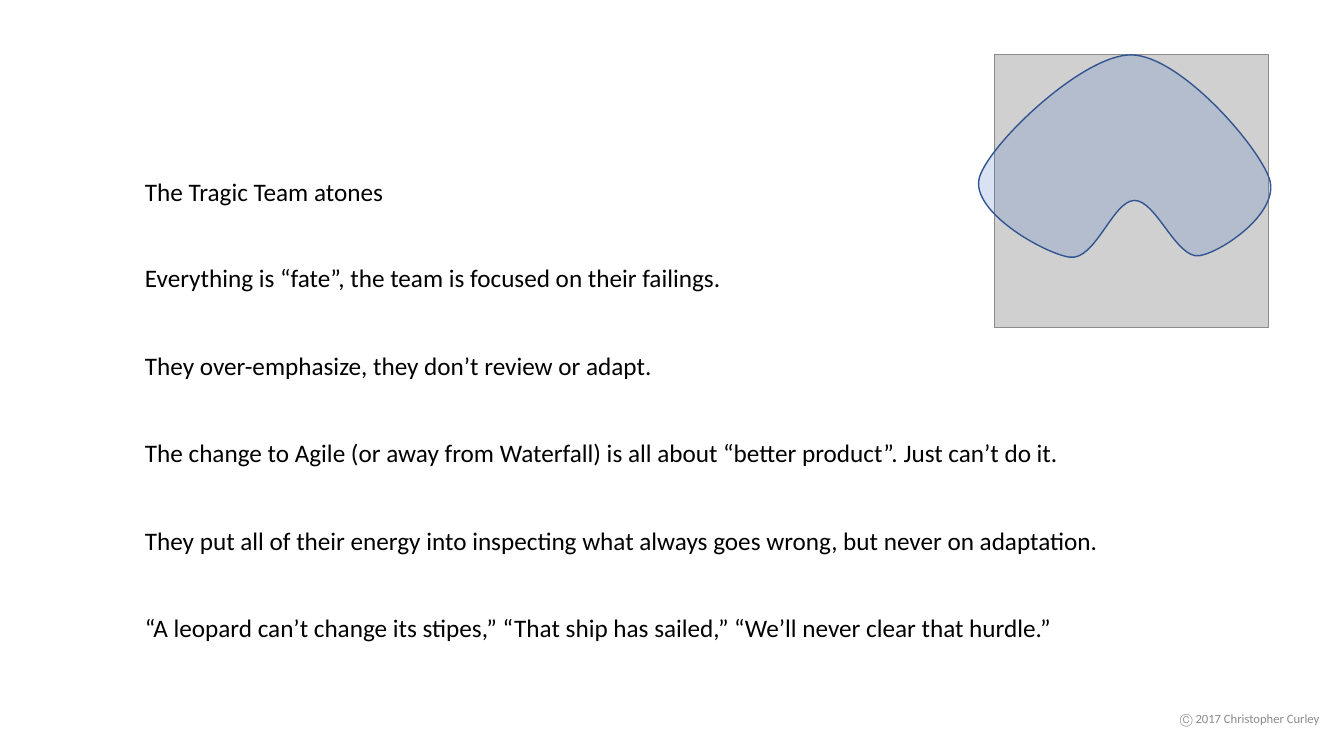
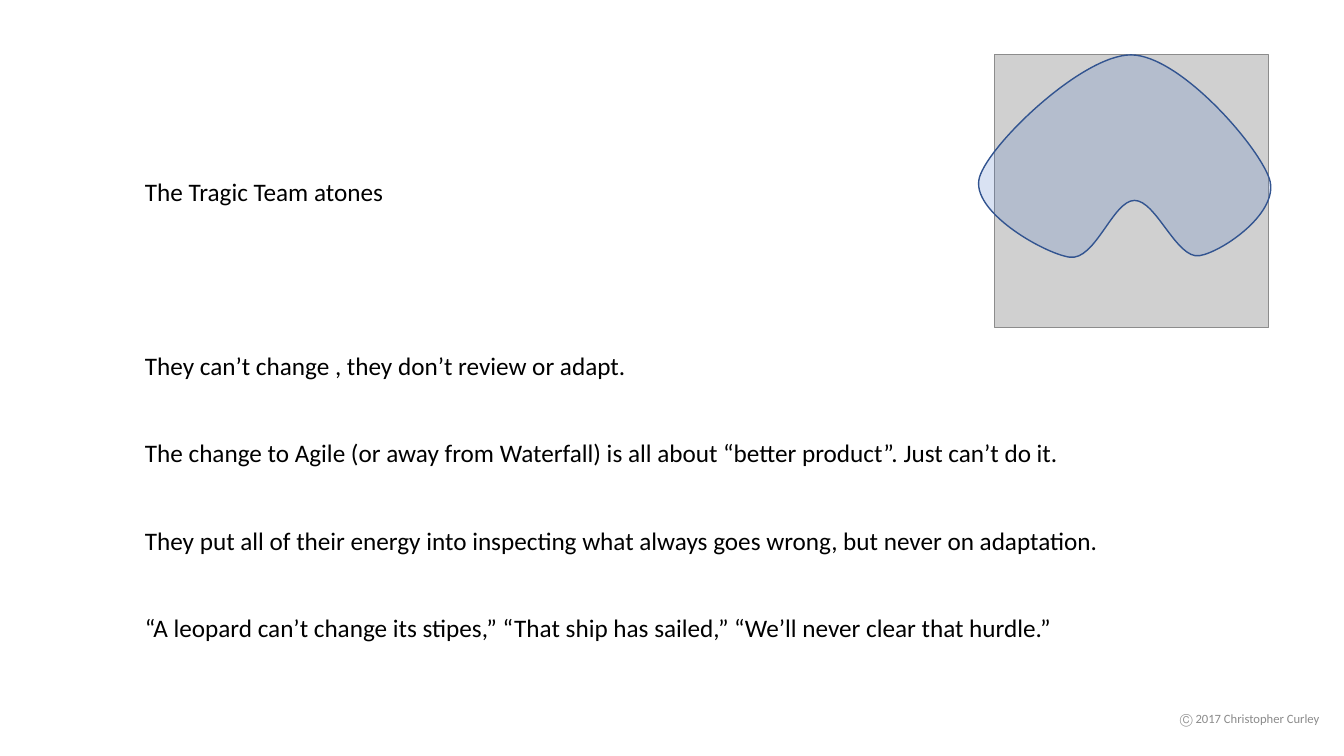
Before and after one commit to ccurley/presos, a slide deck: slide 28 of Agile Attitudes.v2.pptx. Drawn at 1344x756 pixels with LibreOffice and Linux fonts; fonts in the diff are those of the drawing; grey boxes stand for pictures. Boxes give left, top, right and bottom in pixels: in the first picture for what was removed or moved away, otherwise in the second. Text is boxed around its words. In the diff, an @@ line names an element or a change of style, - is before the commit and + after.

```diff
--- a/Agile Attitudes.v2.pptx
+++ b/Agile Attitudes.v2.pptx
@@ text removed at <box>145,269,720,292</box> @@
-Everything is “fate”, the team is focused on their failings.
@@ text at <box>145,357,625,380</box>: text changed @@
-They over-emphasize, they don’t review or adapt.
+They can’t change , they don’t review or adapt.
```
Also in this commit, not shown: 5 other slides changed.
